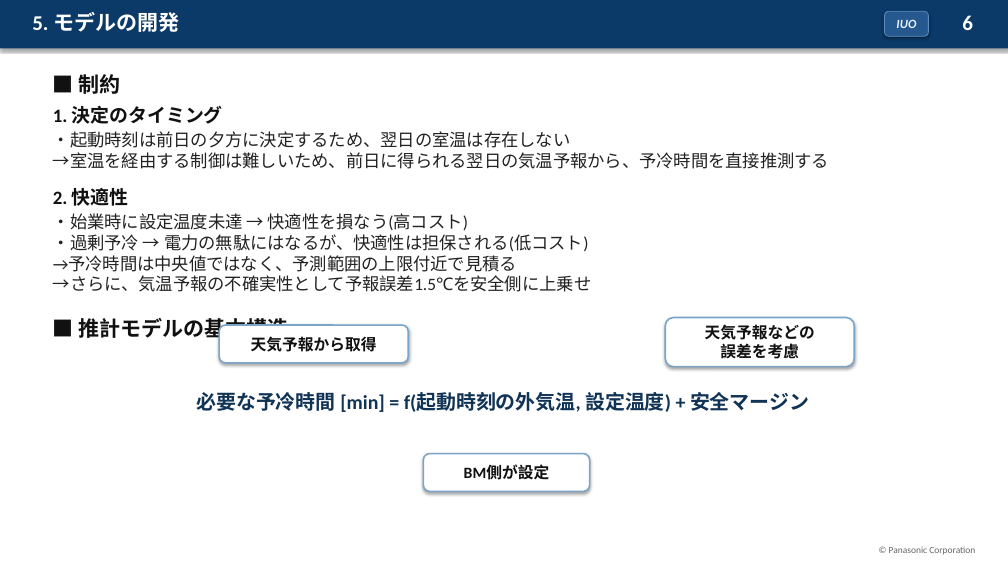
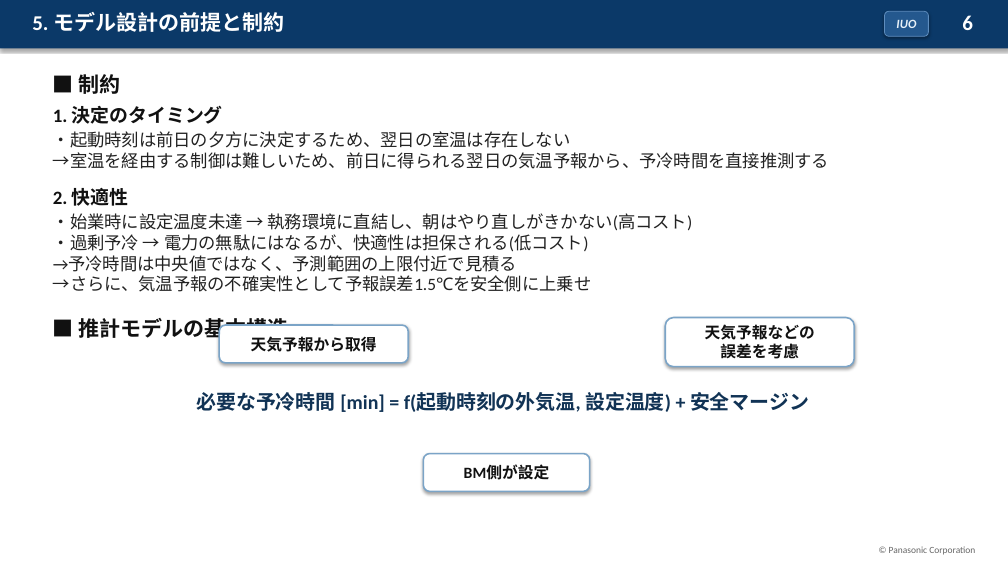
Before and after one commit to koshikai/koshikai, a slide deck: slide 6 of public/slides/hvac-precooling-slides.pptx. Drawn at 1008x567 pixels with LibreOffice and Linux fonts; fonts in the diff are those of the drawing. Boxes give left, top, right and bottom in pixels: in the first picture for what was removed or moved away, otherwise in the second. Text is boxed around its words. In the diff, an @@ line names an element or a change of style, - is before the commit and + after.

```diff
--- a/public/slides/hvac-precooling-slides.pptx
+++ b/public/slides/hvac-precooling-slides.pptx
@@ text at (32,12,284,32): text changed @@
-5. モデルの開発
+5. モデル設計の前提と制約
@@ text at (53,213,693,292): text changed @@
-・始業時に設定温度未達 → 快適性を損なう(高コスト)
-・過剰予冷 → 電力の無駄にはなるが、快適性は担保される(低コスト)
-→予冷時間は中央値ではなく、予測範囲の上限付近で見積る
-→さらに、気温予報の不確実性として予報誤差1.5℃を安全側に上乗せ
+・始業時に設定温度未達 → 執務環境に直結し、朝はやり直しがきかない(高コスト)
+・過剰予冷 → 電力の無駄にはなるが、快適性は担保される(低コスト)
+→予冷時間は中央値ではなく、予測範囲の上限付近で見積る
+→さらに、気温予報の不確実性として予報誤差1.5℃を安全側に上乗せ
```
Also in this commit, not shown: 5 other slides changed, 2 other files.
